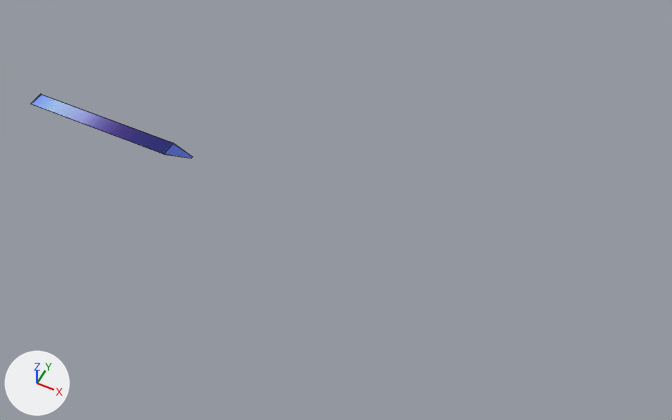
An edit to the FBX model Data_Origin/character/sconosciuto/scono_beamsaber_l.fbx, drawn before and after from the same camera.
One viewpoint serves both versions: a 50 mm lens placed at (4.11, -3.49, 4.38), pointed at (2.34, 0.05, -0.04). Every picture has the same lights, and +X, +Y and +Z are marked at lower left. Mesh edges are drawn as thin lines. Where no turn or scale is listed for an object, it has been applied to the vertices.

Objects in the first picture: 'scono_beamsaber_L'.
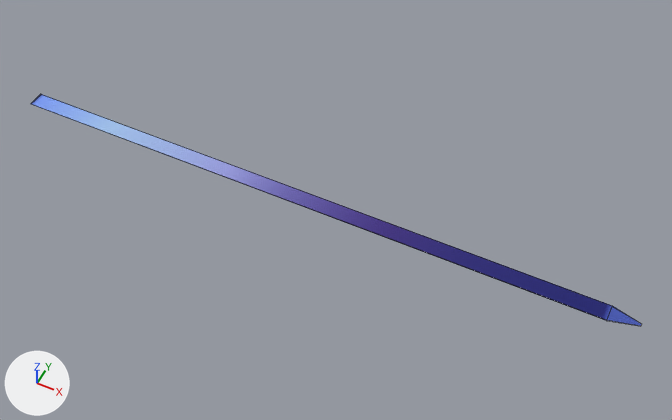
Boxes [x1, y1, x2, y2] around the edits, measured in the pictures (672 x 420 px):
'scono_beamsaber_L', reshaped (275% wider, 258% taller)
    before: [31, 94, 193, 158]
    after: [31, 94, 641, 326]

The change in detail:
me_scono_beamsaber_l_ncl1_1 has 12 vertices, 10 faces and spans x 0.0..1.295, y -0.054..0.059, z -0.002..0.005.
me_scono_beamsaber_l_ncl1_1 is used by ob_scono_beamsaber_l; location (0.0, 0.0, 0.0).
Before the commit, vertices of me_scono_beamsaber_l_ncl1_1: 2 (1.11, 0.059, 0.005) at pixel (173, 142), 3 (1.11, -0.054, 0.005) at pixel (163, 153), 4 (1.11, 0.059, -0.002) at pixel (173, 143), 5 (1.11, -0.054, -0.002) at pixel (163, 154), 8 (1.295, 0.01, 0.002) at pixel (192, 156).
Before the commit, vertices of me_scono_beamsaber_l_ncl1_1: 9 (1.295, 0.01, 0.001) at pixel (192, 156), 10 (1.295, -0.006, 0.001) at pixel (191, 158), 11 (1.295, -0.006, 0.002) at pixel (191, 158).
Part 1, on me_scono_beamsaber_l_ncl1_1:
Vertices 2 to 5, 8 to 11 of me_scono_beamsaber_l_ncl1_1 move by (3.0, 0.0, 0.0).
